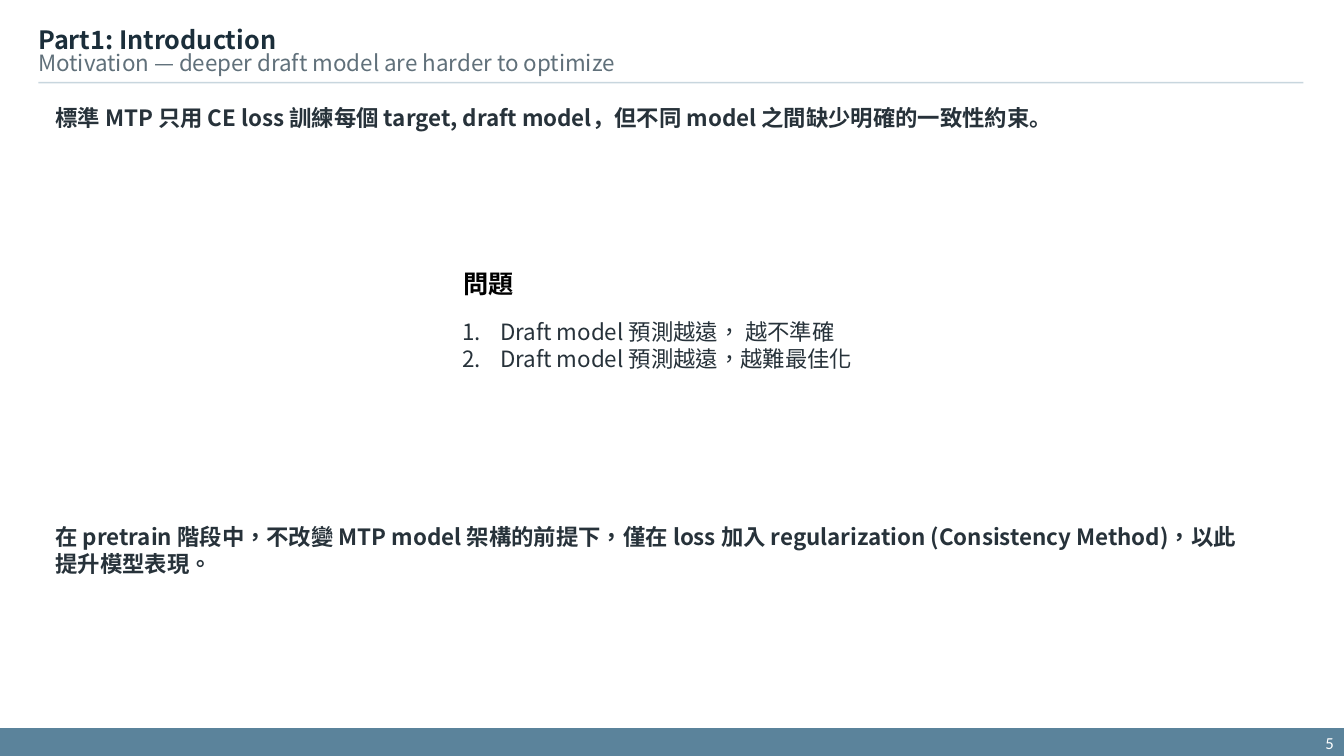
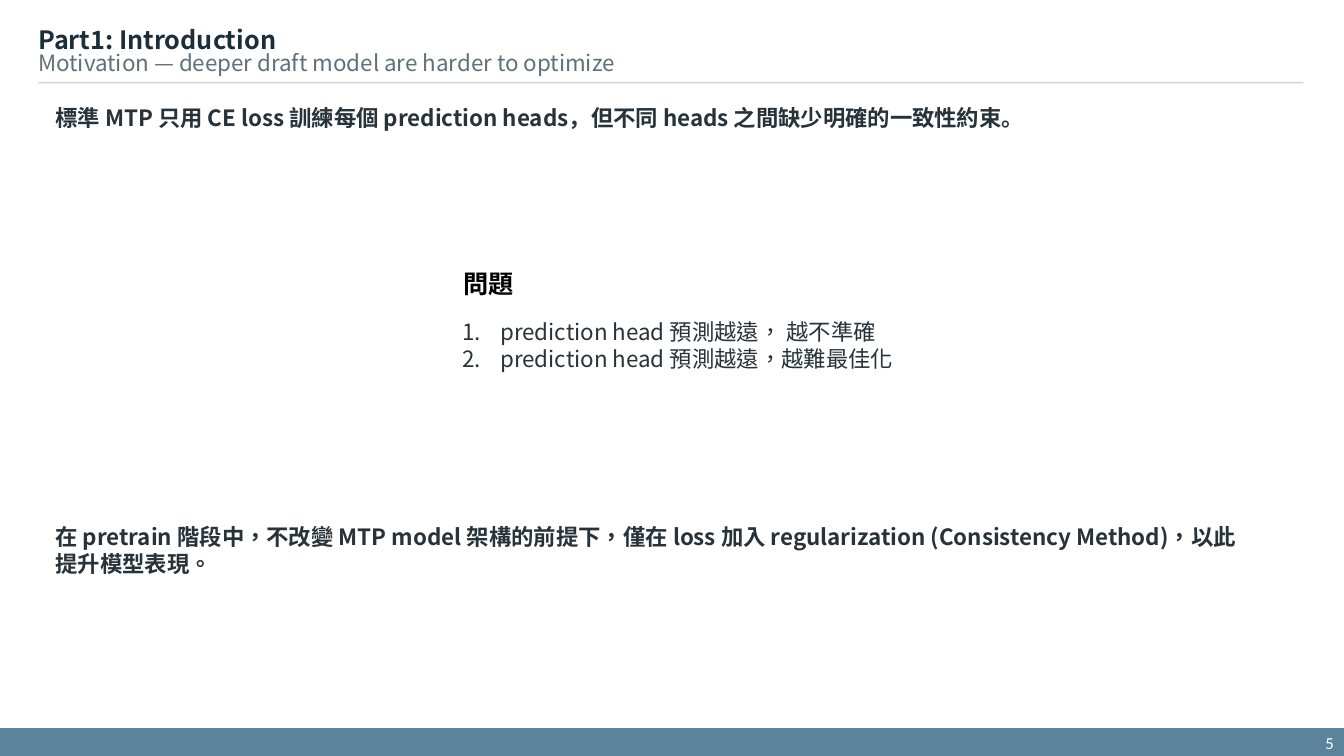
Before and after one commit to xdfg12456/llama-mtp, a slide deck: slide 5 of doc/mtp_with_consistency_method_v2.pptx. Drawn at 1344x756 pixels with LibreOffice and Linux fonts; fonts in the diff are those of the drawing. Boxes give left, top, right and bottom in pixels: in the first picture for what was removed or moved away, otherwise in the second. Text is boxed around its words. In the diff, an @@ line names an element or a change of style, - is before the commit and + after.

```diff
--- a/doc/mtp_with_consistency_method_v2.pptx
+++ b/doc/mtp_with_consistency_method_v2.pptx
@@ text at box(55, 107, 1024, 131): text changed @@
-標準 MTP 只用 CE loss 訓練每個 target, draft model，但不同 model 之間缺少明確的一致性約束。
+標準 MTP 只用 CE loss 訓練每個 prediction heads，但不同 heads 之間缺少明確的一致性約束。
@@ text at box(500, 321, 893, 372): text changed @@
-1. Draft model 預測越遠， 越不準確
-2. Draft model 預測越遠，越難最佳化
+1. prediction head 預測越遠， 越不準確
+2. prediction head 預測越遠，越難最佳化
```
Also in this commit, not shown: 13 other slides changed.
